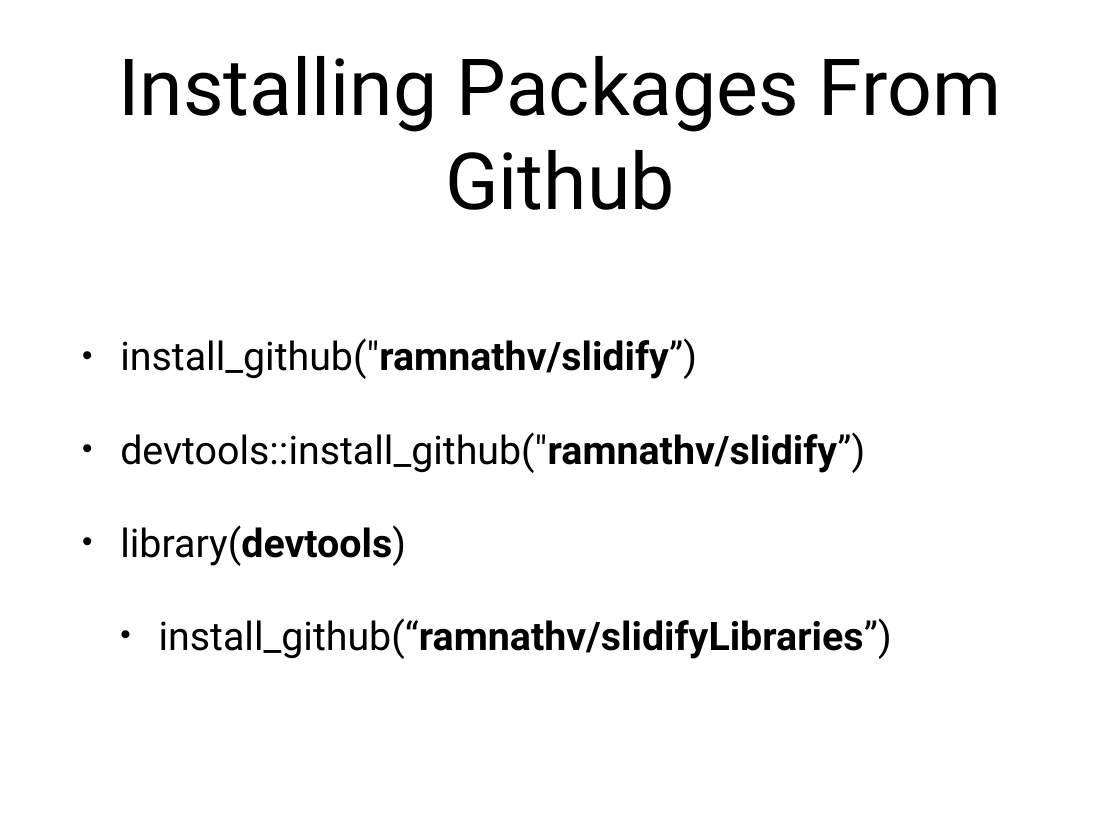
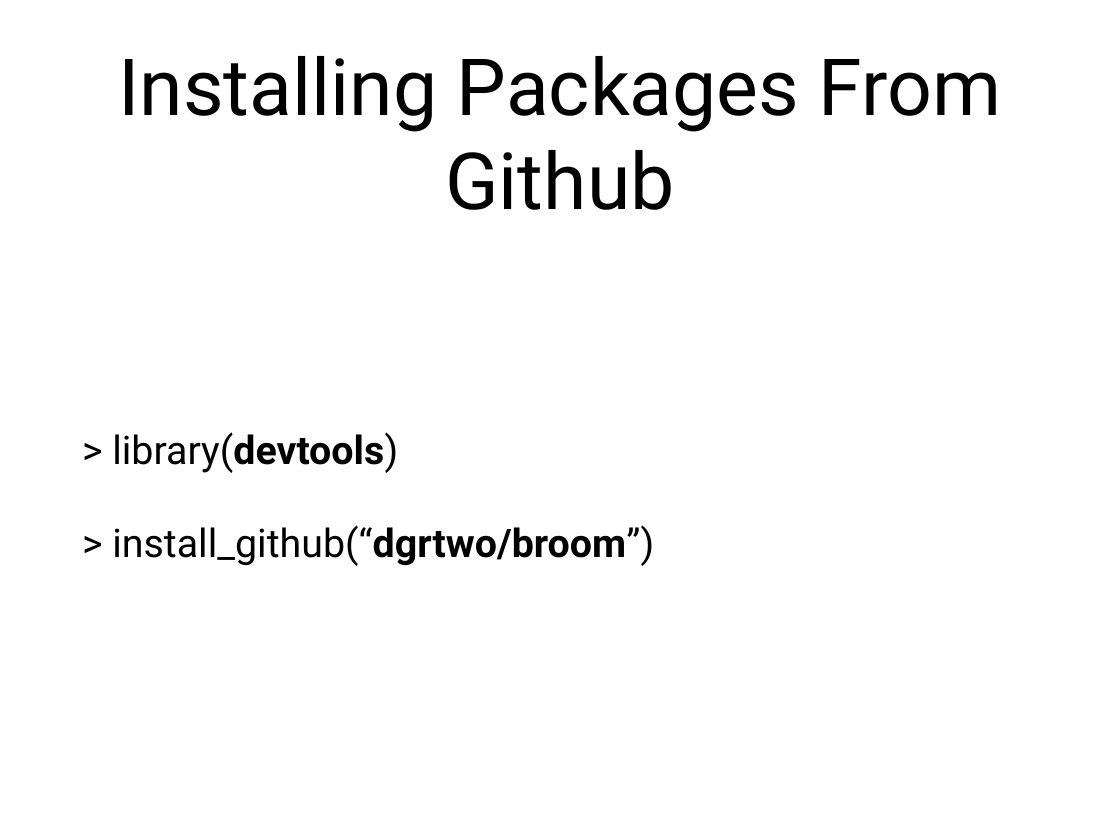
Before and after one commit to nvenkataraman1/RProgrammingWorkshop, a slide deck: slide 13 of sessions/w1/Week1.pptx (slide 16 before the commit). Drawn at 1120x840 pixels with LibreOffice and Linux fonts; fonts in the diff are those of the drawing. Boxes give left, top, right and bottom in pixels: in the first picture for what was removed or moved away, otherwise in the second. Text is boxed around its words. In the diff, an @@ line names an element or a change of style, - is before the commit and + after.

```diff
--- a/sessions/w1/Week1.pptx
+++ b/sessions/w1/Week1.pptx
@@ text at box(112, 432, 654, 566): text changed @@
-• install_github("ramnathv/slidify”)
-• devtools::install_github("ramnathv/slidify”)
-• library(devtools)
-  • install_github(“ramnathv/slidifyLibraries”)
+> library(devtools)
+> install_github(“dgrtwo/broom”)
```
Also in this commit, not shown: 9 other slides changed, 2 slides added, 8 slides removed, 1 other file.
